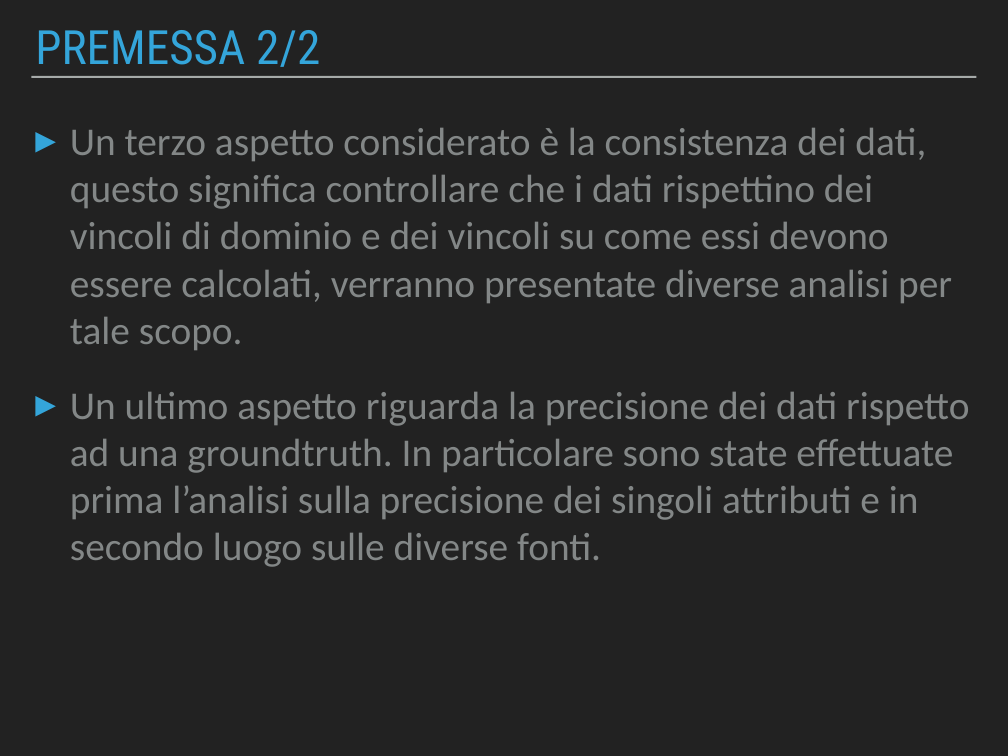
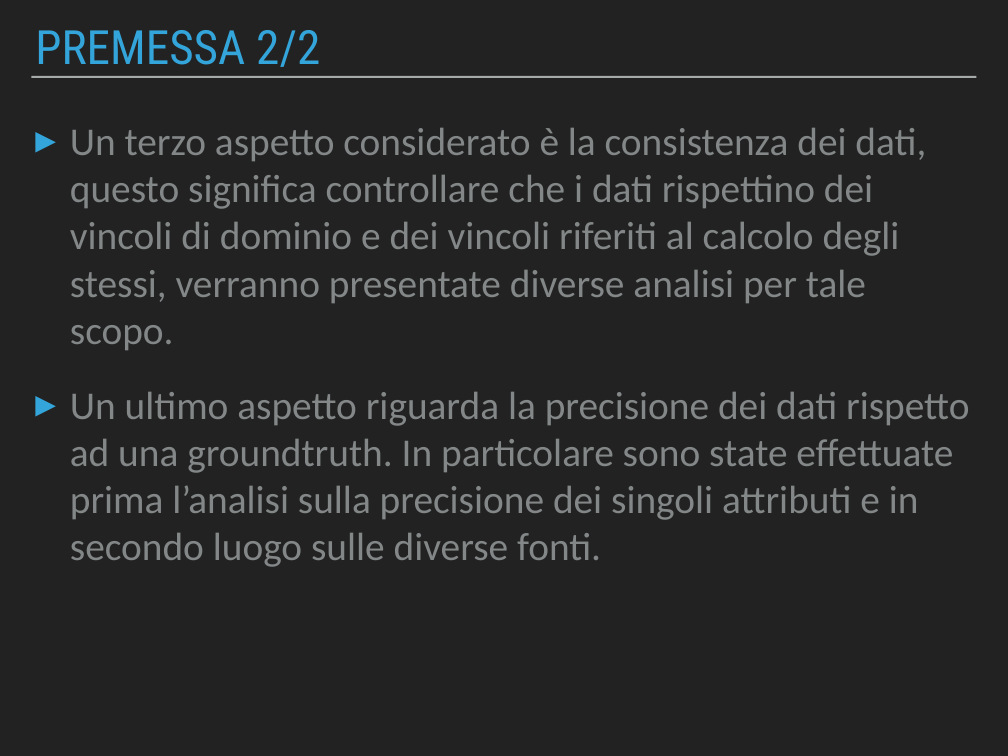
Before and after one commit to Beltra97/Unimib_ArchitettureDati, a slide deck: slide 3 of PresentazionePowerPoint.pptx. Drawn at 1008x756 pixels with LibreOffice and Linux fonts; fonts in the diff are those of the drawing. Boxes give left, top, right and bottom in pixels: in the first picture for what was removed or moved away, otherwise in the second. Text is boxed around its words. In the diff, an @@ line names an element or a change of style, - is before the commit and + after.

```diff
--- a/PresentazionePowerPoint.pptx
+++ b/PresentazionePowerPoint.pptx
@@ text at <box>70,128,926,350</box>: text changed @@
-▸ Un terzo aspetto considerato è la consistenza dei dati, questo significa controllare che i dati rispettino dei vincoli di dominio e dei vincoli su come essi devono essere calcolati, verranno presentate diverse analisi per tale scopo.
+▸ Un terzo aspetto considerato è la consistenza dei dati, questo significa controllare che i dati rispettino dei vincoli di dominio e dei vincoli riferiti al calcolo degli stessi, verranno presentate diverse analisi per tale scopo.
```
Also in this commit, not shown: 10 other slides changed, 1 other file.
